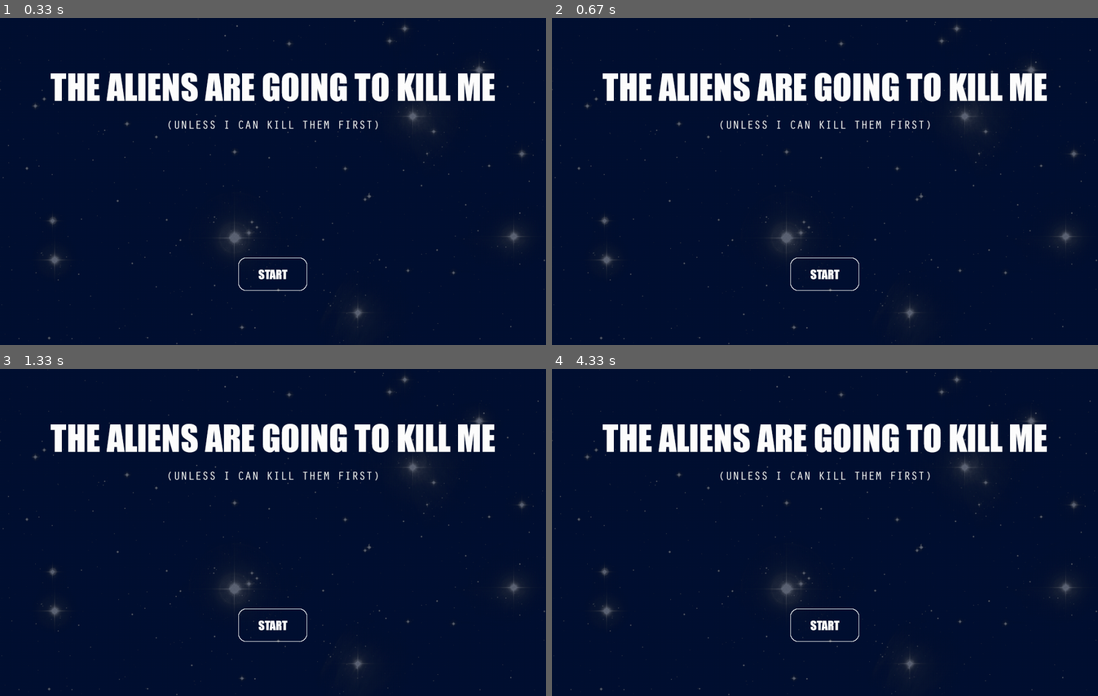
Above: before the commit, frames 1-4 (two rows, left to right).
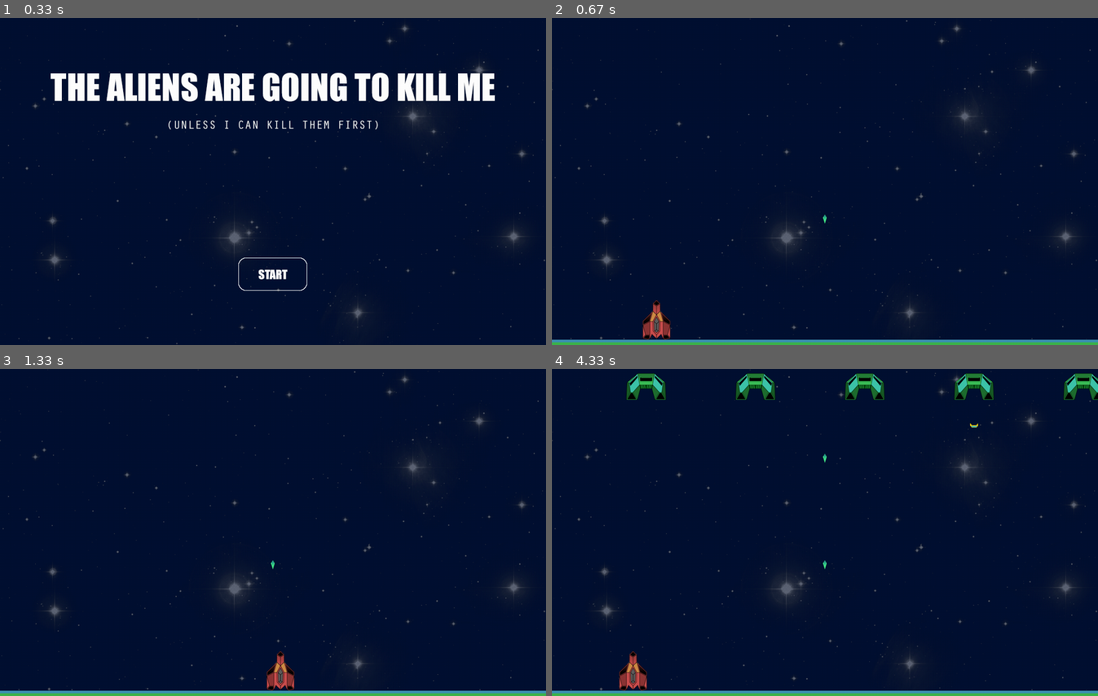
Above: after the commit, the same moments.

Repository: seanmtracey/Games-with-Pygame
Game: pygame game, started from Part 10/aliens.py
Two runs of this game, one before a commit and one after it. Both use one fixed random seed, a clock stepped at 60 frames per second and the inputs below.
Inputs (mouse positions are in pixels of both pictures, inside the frame that each line leads up to):
- Up to frame 1 (0.33 s): no input
- Up to frame 2 (0.67 s): press the mouse at (825, 273) at 0.37 s; move the mouse to (743, 201) at 0.47 s; release the mouse at (655, 132) at 0.6 s
- Up to frame 3 (1.33 s): tap Space at 0.67 s; press the mouse at (273, 624) at 1.03 s; move the mouse to (278, 594) at 1.13 s; release the mouse at (278, 565) at 1.27 s
- Up to frame 4 (4.33 s): press the mouse at (825, 624) at 1.37 s; move the mouse to (786, 545) at 1.47 s; release the mouse at (748, 463) at 1.6 s; press the mouse at (825, 624) at 1.7 s; move the mouse to (721, 542) at 1.8 s; release the mouse at (617, 460) at 1.93 s; press the mouse at (825, 624) at 2.03 s; move the mouse to (737, 558) at 2.13 s; release the mouse at (650, 489) at 2.27 s; press the mouse at (825, 624) at 2.37 s; move the mouse to (835, 571) at 2.47 s; release the mouse at (846, 519) at 2.6 s; press the mouse at (825, 624) at 2.7 s; move the mouse to (923, 617) at 2.8 s; release the mouse at (1021, 607) at 2.93 s; press the mouse at (825, 624) at 3.03 s; move the mouse to (764, 548) at 3.13 s; release the mouse at (704, 473) at 3.27 s; press the mouse at (825, 624) at 3.37 s; move the mouse to (797, 571) at 3.47 s; release the mouse at (770, 519) at 3.6 s; press the mouse at (825, 624) at 3.7 s; move the mouse to (770, 539) at 3.8 s; release the mouse at (721, 454) at 3.93 s; press the mouse at (825, 624) at 4.03 s; move the mouse to (726, 637) at 4.13 s; release the mouse at (633, 646) at 4.27 s

Frame 1 is identical in both runs. In frame 2, 7.6% of the frame differs, in the area x 0-100%, y 16-100%; in frame 3, 7.6%; in frame 4, 9.7%, in the area x 0-100%, y 1-100%.

Commit message:
Add files via upload

Diff:
--- a/Part 10/aliens.py
+++ b/Part 10/aliens.py
@@ -62,7 +62,7 @@
     thisWave = thisLevel[currentWave]
 
     for idx, enemyAtThisPosition in enumerate(thisWave):
-      if enemyAtThisPosition is 1:
+      if enemyAtThisPosition == 1:
         enemyShips.append(ships.Enemy(((windowWidth / len(thisWave)) * idx), -60, pygame, surface, 1))
 
   elif currentLevel + 1 < len(gameLevels.level) :
@@ -80,10 +80,10 @@
 
   global mouseDown, gameOver, gameWon, leftOverBullets
 
-  if mouseStates[0] is 1 and mouseDown is False:
+  if mouseStates[0] == 1 and mouseDown == False:
     ship.fire()
     mouseDown = True
-  elif mouseStates[0] is 0 and mouseDown is True:
+  elif mouseStates[0] == 0 and mouseDown == True:
     mouseDown = False
 
   ship.setPosition(mousePosition)
@@ -98,10 +98,10 @@
       shipIsDestroyed = enemy.checkForHit(ship)
       enemyIsDestroyed = ship.checkForHit(enemy)
 
-      if enemyIsDestroyed is True:
+      if enemyIsDestroyed == True:
         enemiesToRemove.append(idx)
 
-      if shipIsDestroyed is True:
+      if shipIsDestroyed == True:
         gameOver = True
         gameWon = False
         return
@@ -124,7 +124,7 @@
       aBullet.move()
       hitShip = aBullet.checkForHit(ship)
 
-      if hitShip is True or aBullet.y > windowHeight:
+      if hitShip == True or aBullet.y > windowHeight:
         del leftOverBullets[idx - oC]
         oC += 1
 
@@ -183,28 +183,28 @@
   mousePosition = pygame.mouse.get_pos()
   mouseStates = pygame.mouse.get_pressed()
 
-  if gameStarted is True and gameOver is False:
+  if gameStarted == True and gameOver == False:
 
     updateGame()
     drawGame()
 
-  elif gameStarted is False and gameOver is False:
+  elif gameStarted == False and gameOver == False:
     surface.blit(startScreen, (0, 0))
 
-    if mouseStates[0] is 1:
+    if mouseStates[0] == 1:
 
       if mousePosition[0] > 445 and mousePosition[0] < 580 and mousePosition[1] > 450 and mousePosition[1] < 510:
         pygame.mouse.set_visible(False)
         gameStarted = True
 
-    elif mouseStates[0] is 0 and mouseDown is True:
+    elif mouseStates[0] == 0 and mouseDown == True:
       mouseDown = False
 
-  elif gameStarted is True and gameOver is True and gameWon is False:
+  elif gameStarted == True and gameOver == True and gameWon == False:
     surface.blit(loseScreen, (0, 0))
     timeLasted = (gameFinishedTime - gameStartedTime) / 1000
 
-  if gameStarted is True and gameWon is True and len(enemyShips) is 0:
+  if gameStarted == True and gameWon == True and len(enemyShips) == 0:
     surface.blit(winScreen, (0, 0))
 
   # Handle user and system events
@@ -216,10 +216,10 @@
         quitGame()
 
       if event.key == pygame.K_SPACE:
-        if gameStarted is True and gameOver is True or gameStarted is True and gameWon is True:
+        if gameStarted == True and gameOver == True or gameStarted == True and gameWon == True:
           restartGame()
 
-  if timeTick - lastSpawn > gameLevels.level[currentLevel]["interval"] * 1000 and gameStarted is True and gameOver is False:
+  if timeTick - lastSpawn > gameLevels.level[currentLevel]["interval"] * 1000 and gameStarted == True and gameOver == False:
     launchWave()
 
   if event.type == GAME_GLOBALS.QUIT:
